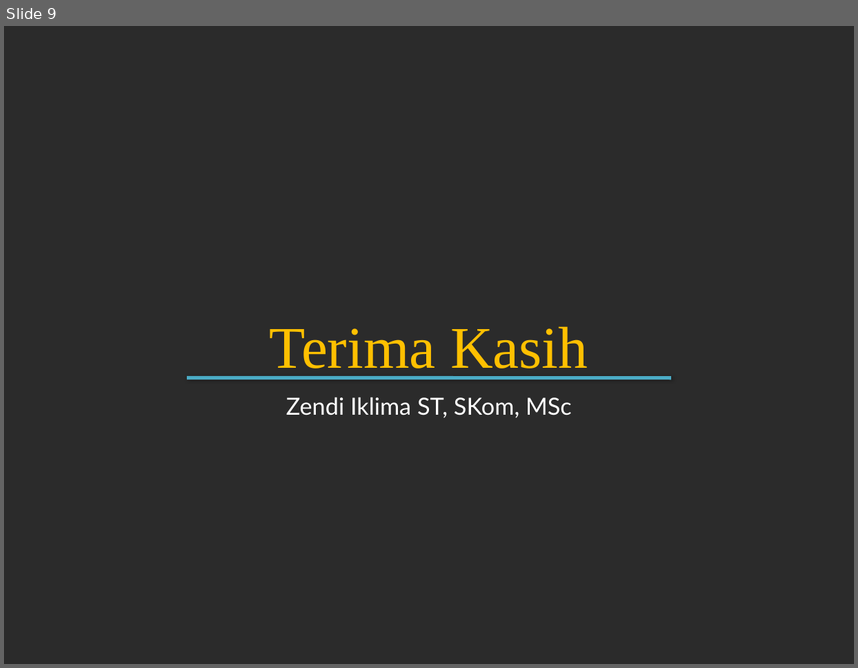
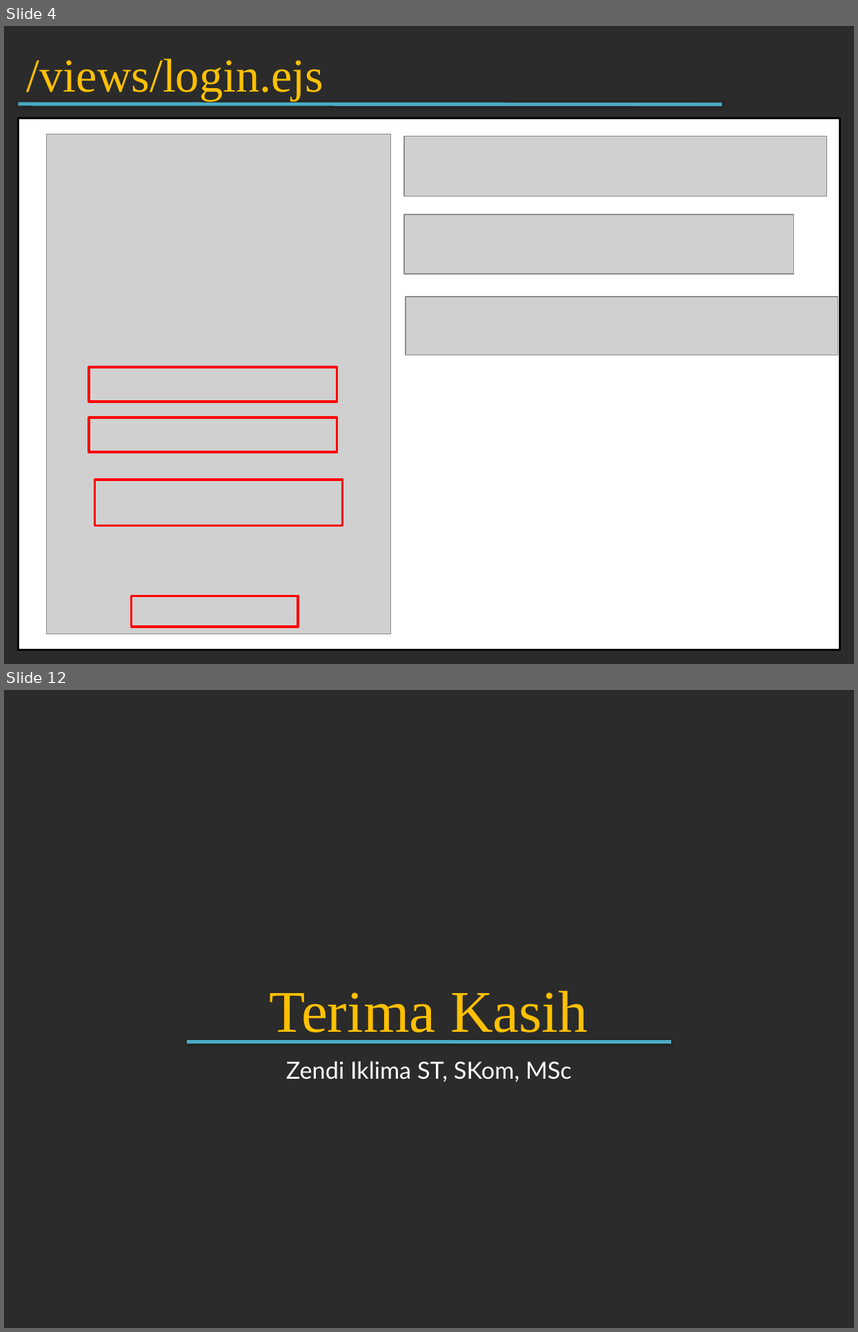
Before and after one commit to zendi014/PK2, a slide deck: PPT/M8 Dealing with Auth.pptx. Shown one above the other, each under a label of ours: slide 9 before the commit, slides 4 and 12 after it; the slides between them are not shown. The pictures are 858x668 and 858x1332 pixels, drawn with LibreOffice and Linux fonts; fonts in the diff are those of the drawing; grey boxes stand for pictures; background and template pictures are left out; a plain dark background stands for a picture behind light text. Boxes give left, top, right and bottom in pixels: in the first picture for what was removed or moved away, otherwise in the second. Text is boxed around its words. In the diff, an @@ line names an element or a change of style, - is before the commit and + after.

```diff
--- a/PPT/M8 Dealing with Auth.pptx
+++ b/PPT/M8 Dealing with Auth.pptx
@@ slide 4 added at box(4, 26, 854, 664), background picture (left out) @@
@@ text added at box(27, 58, 324, 101), 40 pt, text #FFC000 @@
+/views/login.ejs
@@ line added from (18, 104) to (722, 104), #4BACC6 3 pt @@
@@ rectangle added at box(18, 118, 840, 649), fill #FFFFFF, outline #000000 2 pt @@
@@ picture added at box(47, 134, 391, 634) @@
@@ picture added at box(404, 136, 827, 197) @@
@@ picture added at box(404, 215, 794, 274) @@
@@ picture added at box(406, 296, 837, 355) @@
@@ rectangle added at box(89, 367, 337, 402), outline #FF0000 2 pt @@
@@ rectangle added at box(89, 417, 337, 452), outline #FF0000 2 pt @@
@@ rectangle added at box(95, 479, 343, 525), outline #FF0000 2 pt @@
@@ rectangle added at box(132, 595, 298, 626), outline #FF0000 2 pt @@
@@ what was slide 9 is now slide 12 @@
```
Also in this commit, not shown: 2 slides changed, 8 other slides added, 6 slides removed, 2 other files.
